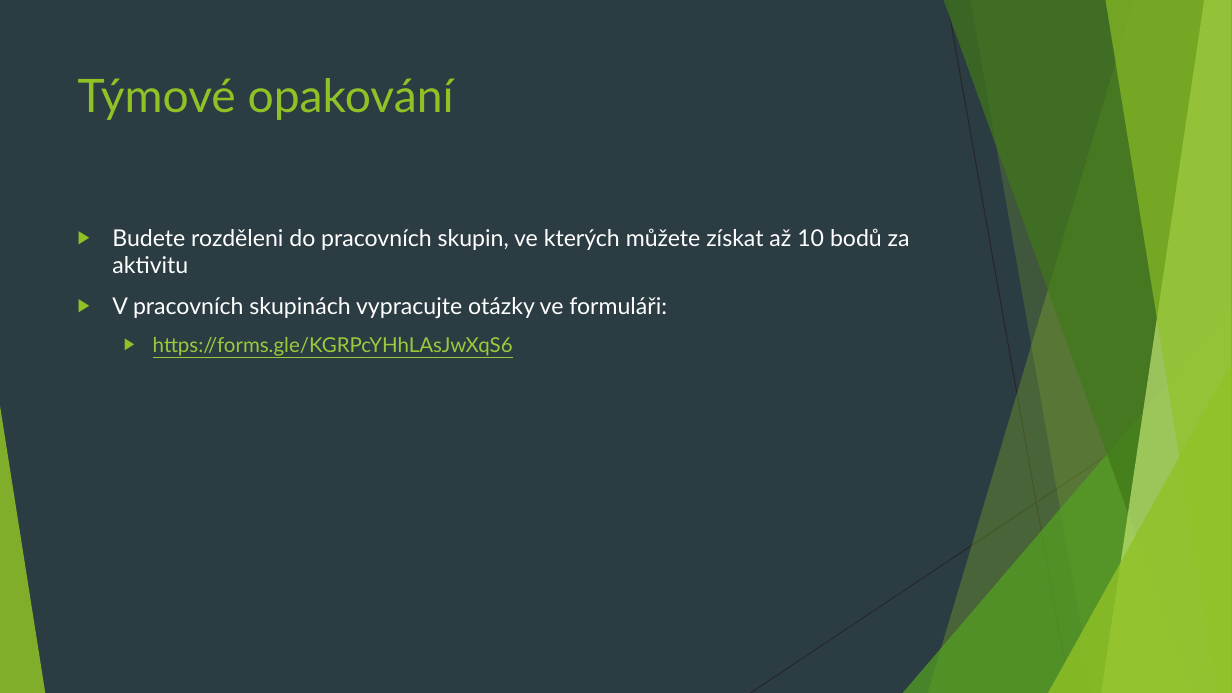
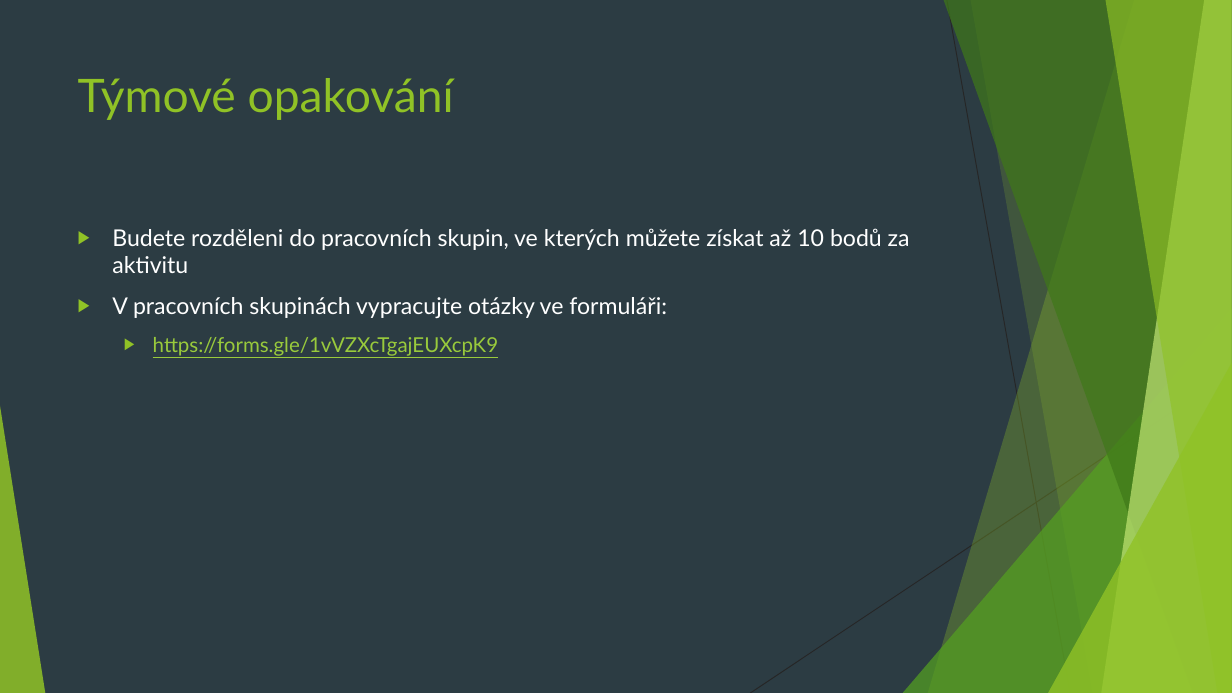
Before and after one commit to 4iz160/cviceni, a slide deck: slide 6 of 12-opakovani/cviceni-12.pptx. Drawn at 1232x693 pixels with LibreOffice and Linux fonts; fonts in the diff are those of the drawing. Boxes give left, top, right and bottom in pixels: in the first picture for what was removed or moved away, otherwise in the second. Text is boxed around its words. In the diff, an @@ line names an element or a change of style, - is before the commit and + after.

```diff
--- a/12-opakovani/cviceni-12.pptx
+++ b/12-opakovani/cviceni-12.pptx
@@ text at [153,337,498,356]: text changed @@
-  ▶ https://forms.gle/KGRPcYHhLAsJwXqS6
+  ▶ https://forms.gle/1vVZXcTgajEUXcpK9
```
Also in this commit, not shown: 1 other slide changed, 1 other file.
